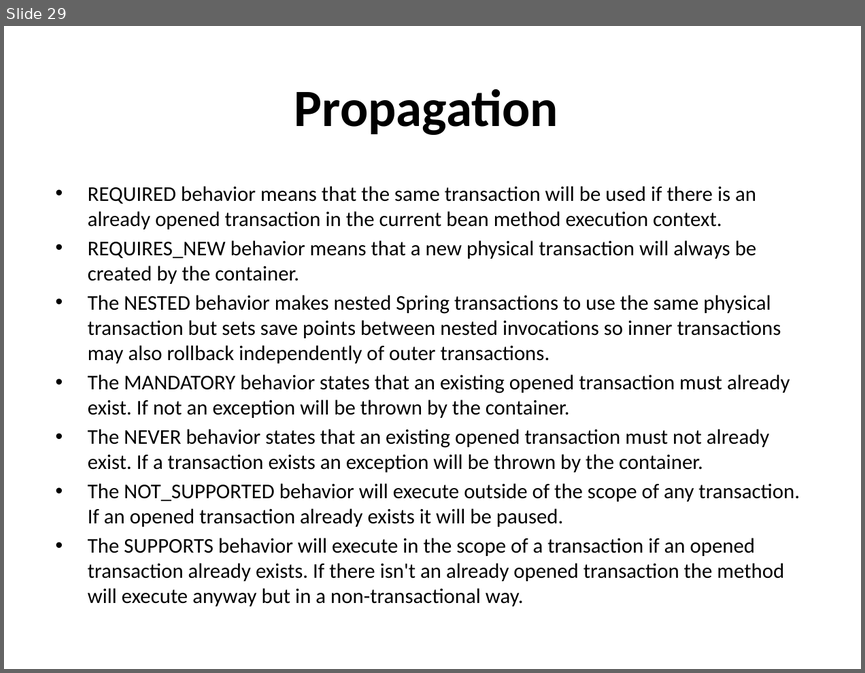
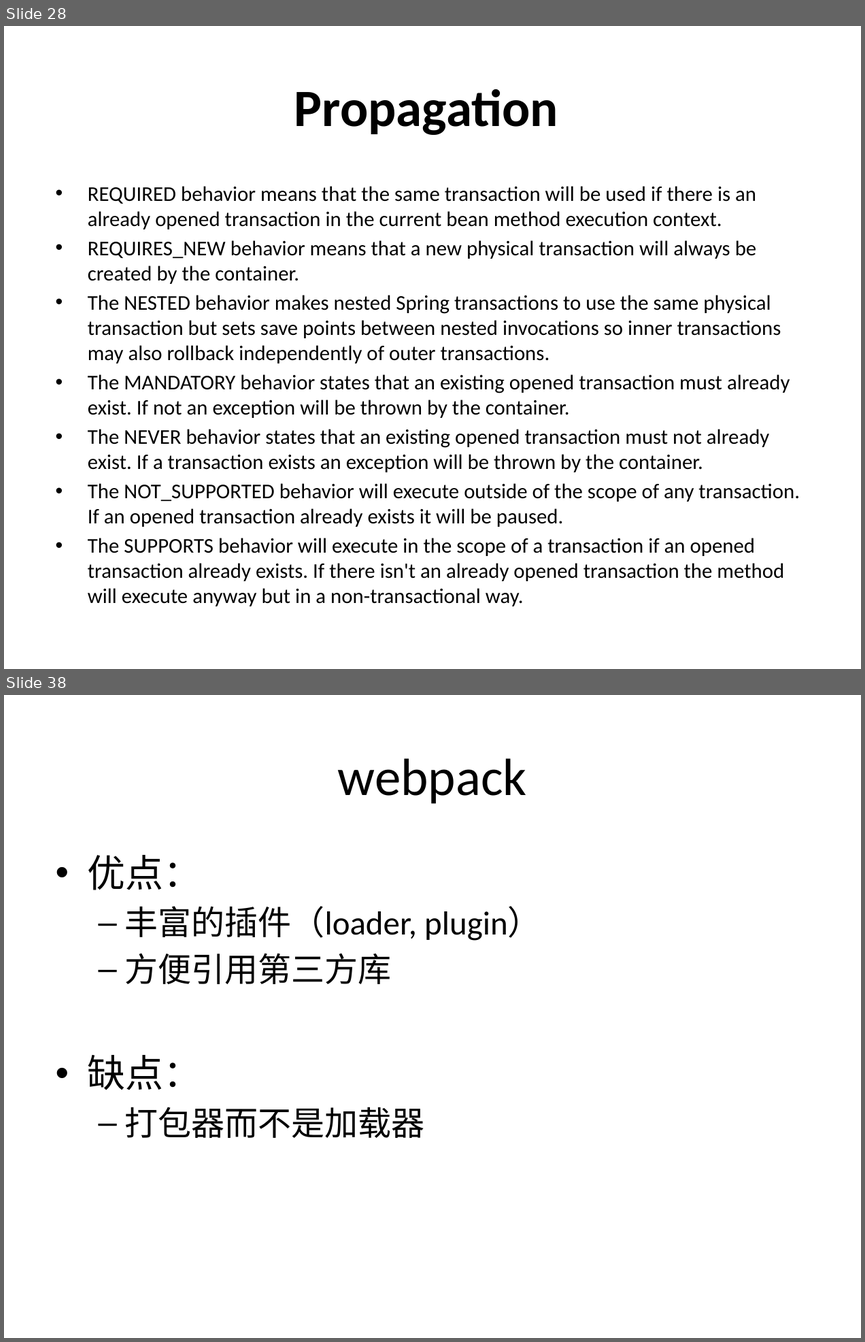
Before and after one commit to hejian1639/SpringMVC, a slide deck: Introduction.pptx. Shown one above the other, each under a label of ours: slide 29 before the commit, slides 28 and 38 after it; the slides between them are not shown. The pictures are 865x673 and 865x1342 pixels, drawn with LibreOffice and Linux fonts; fonts in the diff are those of the drawing. Boxes give left, top, right and bottom in pixels: in the first picture for what was removed or moved away, otherwise in the second. Text is boxed around its words. In the diff, an @@ line names an element or a change of style, - is before the commit and + after.

```diff
--- a/Introduction.pptx
+++ b/Introduction.pptx
@@ slide 38 added at <box>4,695,861,1338</box>, background #FFFFFF @@
@@ title added at <box>338,758,527,804</box>, 44 pt, text #000000 @@
+webpack
@@ text added at <box>88,855,541,1138</box>, 28 pt, text #000000 @@
+• 优点：
+  – 丰富的插件（loader, plugin）
+  – 方便引用第三方库
+• 缺点：
+  – 打包器而不是加载器
@@ what was slide 29 is now slide 28 @@
```
Also in this commit, not shown: 18 other slides added, 6 slides removed, 1 other file.
